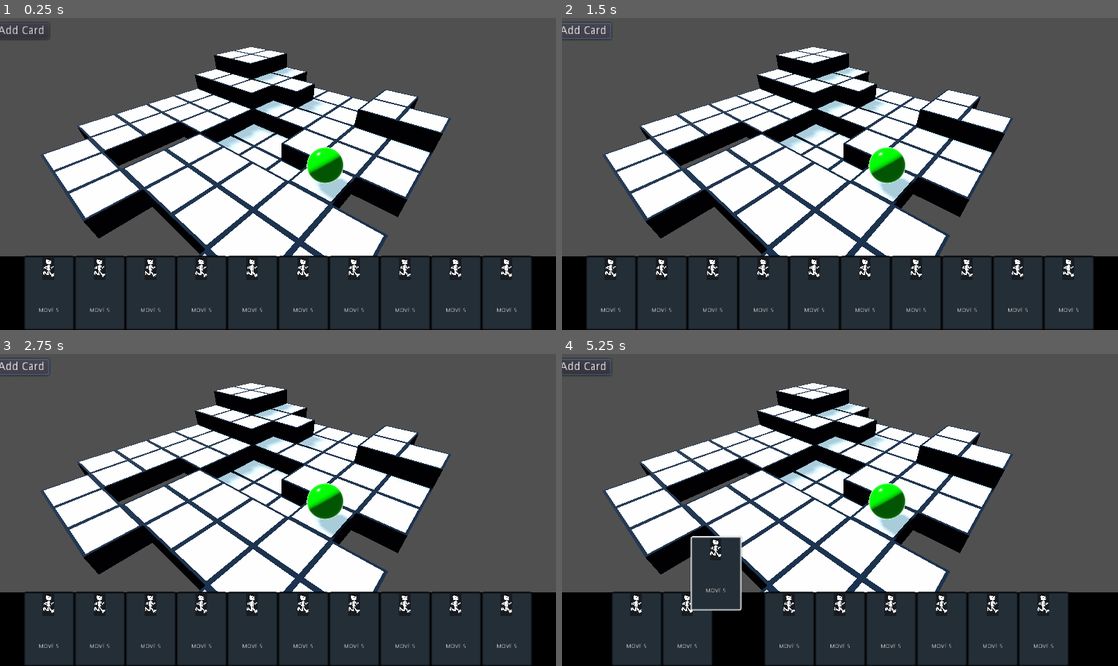
Above: before the commit, frames 1-4 (two rows, left to right).
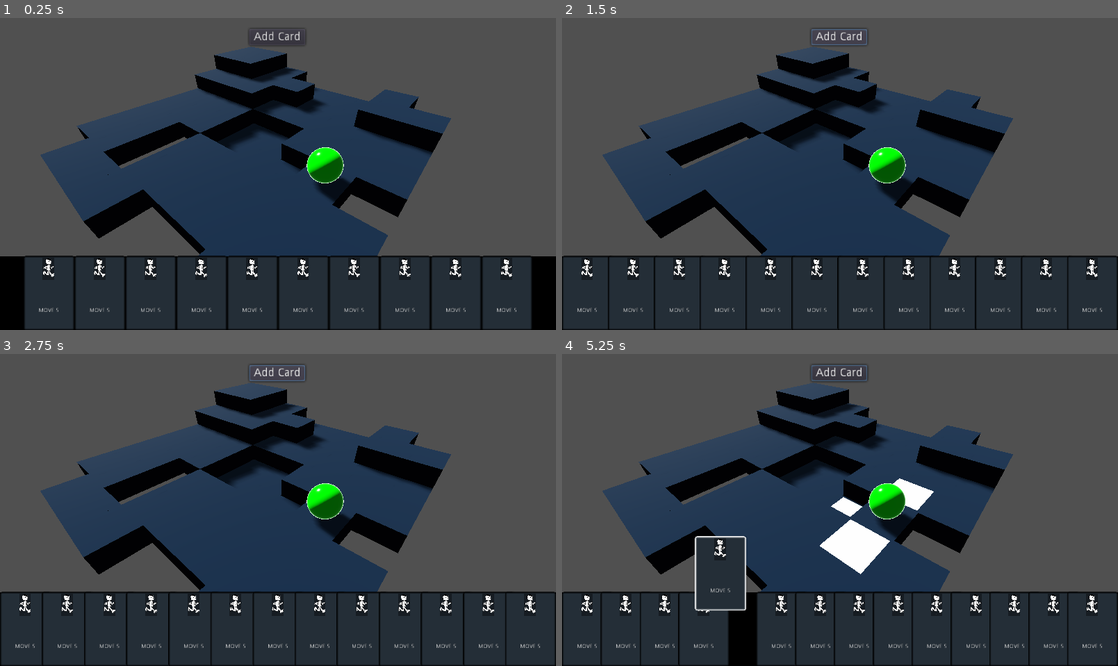
Above: after the commit, the same moments.

Repository: richardbonneau/space-rogue
Game: Godot game, scene res://Scenes/Main.tscn
The game is run twice, just before and just after one commit, with the same random seed, the same clock (stepped at 60 frames per second) and the same inputs.
Inputs (mouse positions are in pixels of both pictures, inside the frame that each line leads up to):
- Up to frame 1 (0.25 s): no input
- Up to frame 2 (1.5 s): click "Add Card" at 0.5 s; click "Add Card" at 1.25 s
- Up to frame 3 (2.75 s): click "Add Card" at 2 s
- Up to frame 4 (5.25 s): tap Enter at 2.75 s; drag from (612, 628) to (895, 441) at 2.77 s; drag from (634, 628) to (812, 572) at 3.52 s; move the mouse to (689, 628) at 4.27 s; click (689, 628) at 4.42 s; tap Space at 5 s; drag from (739, 628) to (673, 463) at 5.02 s

The runs differ from the first frame. In frame 1, 20% of the frame differs, in the area x 0-81%, y 1-77%; in frame 2, 25%; in frame 3, 25%; in frame 4, 26%, in the area x 0-100%, y 1-100%.
Error after the commit: Attempt to call function 'get_owner' in base 'null instance' on a null instance. (res://UI/Scripts/Card.gd:5)

Commit message:
playing cards activates basic movemnet

Diff:
--- a/Entities/Scripts/Player.gd
+++ b/Entities/Scripts/Player.gd
@@ -5,12 +5,11 @@
 func _ready():
 	get_current_tile()
 
-func _process(delta):
-	pass
-	get_current_tile()
+
 
 func get_current_tile():
 	if $Mesh/CurrentTile.is_colliding():
 		current_tile = $Mesh/CurrentTile.get_collider()
+		return current_tile
 
 	#print($Mesh/CurrentTile.get_collider().name)
--- a/Level/Scripts/Camera.gd
+++ b/Level/Scripts/Camera.gd
@@ -1,19 +1,19 @@
 extends Camera
 
 
-# Declare member variables here. Examples:
-# var a = 2
-# var b = "text"
+var enable_debug_tile_clicks = false
 
-
-# Called when the node enters the scene tree for the first time.
 func _ready():
 	pass # Replace with function body.
 
 func _input(event):
-	if event is InputEventMouseButton and event.button_index == BUTTON_LEFT and event.is_pressed():
+	if enable_debug_tile_clicks and event is InputEventMouseButton and event.button_index == BUTTON_LEFT and event.is_pressed():
 		var tap = get_viewport().get_mouse_position()
 		var from = self.project_ray_origin(tap)
 		var to = from + self.project_ray_normal(tap) * 10000
+		# TODO: Make sure it only hits tiles, by using either groups or mask/colliders
 		var space_state = get_world().direct_space_state
-		print(space_state.intersect_ray(from, to, [], 1).get("collider"))
+
+		var clicked_collider = space_state.intersect_ray(from, to, [], 1).get("collider")
+		if clicked_collider:
+			clicked_collider.logic()
--- a/Level/Scripts/GameBoard.gd
+++ b/Level/Scripts/GameBoard.gd
@@ -8,3 +8,8 @@
 
 func _process(delta):
 	pass
+
+
+func enable_entity_movement_grid():
+	print("enable_entity_movement_grid")
+	moving_entity.get_current_tile().get_neighbors()
--- a/Level/Scripts/Tile.gd
+++ b/Level/Scripts/Tile.gd
@@ -4,7 +4,7 @@
 
 func _ready():
 	pass
-	#print("above", $Rays/Above.get_collider())
+
 
 
 
@@ -17,9 +17,10 @@
 	get_single_neighbor($Rays/South)
 	get_single_neighbor($Rays/East)
 	get_single_neighbor($Rays/West)
-	print(neighbors)
 
 
 func get_single_neighbor(var ray):
 	if ray.is_colliding():
-		self.neighbors.append(ray.get_collider())
+		var collider = ray.get_collider()
+		self.neighbors.append(collider)
+		collider.get_node("Highlight").visible = true
--- a/Level/Tile.tscn
+++ b/Level/Tile.tscn
@@ -25,7 +25,13 @@
 
 [node name="CollisionShape" type="CollisionShape" parent="."]
 transform = Transform( 1, 0, 0, 0, 3, 0, 0, 0, 1, 0, -0.492002, 0 )
-shape = SubResource( 6 )
+shape = SubResource( 3 )
+
+[node name="Highlight" type="MeshInstance" parent="."]
+transform = Transform( 0.9, 0, 0, 0, 0.9, 0, 0, 0, 0.9, 0, 0.001, 0 )
+visible = false
+mesh = SubResource( 4 )
+material/0 = SubResource( 5 )
 
 [node name="Rays" type="Spatial" parent="."]
 
@@ -53,8 +59,3 @@
 transform = Transform( 1, 0, 0, 0, 1, 0, 0, 0, 1, -2, 5, 0 )
 enabled = true
 cast_to = Vector3( 0, -10, 0 )
-
-[node name="Highlight" type="MeshInstance" parent="."]
-transform = Transform( 0.9, 0, 0, 0, 0.9, 0, 0, 0, 0.9, 0, 0.001, 0 )
-mesh = SubResource( 4 )
-material/0 = SubResource( 5 )
--- a/Scenes/Main.tscn
+++ b/Scenes/Main.tscn
@@ -13,3 +13,4 @@
 [node name="ColorRect" parent="." instance=ExtResource( 2 )]
 
 [node name="Button" parent="." instance=ExtResource( 4 )]
+[connection signal="pressed" from="Button" to="ColorRect" method="_on_Button_pressed"]
--- a/Scenes/ScrollContainer.gd
+++ /dev/null
@@ -1,24 +0,0 @@
-extends ScrollContainer
-
-
-# Declare member variables here. Examples:
-# var a = 2
-# var b = "text"
-
-
-# Called when the node enters the scene tree for the first time.
-func _ready():
-	pass # Replace with function body.
-
-
-# Called every frame. 'delta' is the elapsed time since the previous frame.
-#func _process(delta):
-#	pass
-
-
-func _on_HScrollBar_scrolling():
-	print()
-
-
-func _on_HScrollBar_value_changed(value):
-	print(value)
--- a/UI/Debug.tscn
+++ b/UI/Debug.tscn
@@ -1,19 +1,12 @@
 [gd_scene format=2]
 
-[node name="Control" type="Control"]
-margin_right = 40.0
-margin_bottom = 40.0
-__meta__ = {
-"_edit_use_anchors_": false
-}
-
-[node name="Button" type="Button" parent="."]
+[node name="Button" type="Button"]
 anchor_left = 0.5
 anchor_right = 0.5
-margin_left = -37.1726
-margin_top = 12.4726
-margin_right = 31.8274
-margin_bottom = 32.4726
+margin_left = -71.1138
+margin_top = 26.6147
+margin_right = -2.11377
+margin_bottom = 46.6147
 rect_scale = Vector2( 2, 2 )
 text = "Add Card"
 __meta__ = {
--- a/UI/Scripts/Card.gd
+++ b/UI/Scripts/Card.gd
@@ -1,8 +1,8 @@
 extends Panel
 
 var drag_position = null
-var position_before_drag = null
-
+onready var position_before_drag = self.rect_position
+onready var game_board = self.get_owner().get_owner().get_node("GameBoard")
 export var neighbour_push: =0.75
 onready var hand_width_margin := rect_size.x * 2
 onready var bottom_margin:=  rect_size/2
@@ -17,8 +17,10 @@
 var target_position: Vector2
 var focus_completed: bool = false
 
+
+
 func _ready():
-	position_before_drag = self.rect_position
+	pass
 
 
 
@@ -26,21 +28,21 @@
 func _on_Card_gui_input(event):
 	if event is InputEventMouseButton and event.button_index == BUTTON_LEFT:
 		if event.pressed:
-			print("pressed")
 			drag_position = get_global_mouse_position() - rect_global_position
 			position_before_drag = self.rect_position
-			#get_owner().held_object = self
 		else:
 			drag_position = null
 			self.rect_position = position_before_drag
 			if state == AboutToBePlayed:
+				#play card
+				game_board.enable_entity_movement_grid()
+
 				var parent:Node = self.get_parent()
 				parent.remove_child(self)
 				parent.get_parent().reorganize_hand()
 				self.queue_free()
 
 	if event is InputEventMouseMotion and drag_position:
-		print(get_global_mouse_position())
 		rect_global_position = get_global_mouse_position() - drag_position
 		if rect_global_position.y < 400:
 			var node_new_style = self.get_stylebox("panel").duplicate()
--- a/UI/Scripts/Hand.gd
+++ b/UI/Scripts/Hand.gd
@@ -22,24 +22,16 @@
 	var cards_in_hand:Array = $Container.get_children()
 	var num_of_cards: int = cards_in_hand.size()
 	var cards_overlap: float = 0
-
 	var container_width: float = get_viewport().size.x
 	var all_cards_width : float = card_width * num_of_cards
-	var maximum_num_of_cards : float = container_width / card_width
 	var middle_of_container = container_width / 2
 	var distance_to_cover_to_get_to_middle = middle_of_container - all_cards_width / 2
-	print("distance_to_cover_to_get_to_middle bef ",distance_to_cover_to_get_to_middle)
 
-	#add - 200 to container_width on the two lines below
 	if all_cards_width > container_width :
 		var extra_space_needed = all_cards_width - (container_width )
-		var middle_of_overlapped_cards = (all_cards_width / 2) - extra_space_needed
 
 		cards_overlap = extra_space_needed / (num_of_cards - 1 )
 		distance_to_cover_to_get_to_middle = 0
-
-		print("middle_of_overlapped_cards ",middle_of_overlapped_cards ,"middle_of_container ",middle_of_container, " extra_space_needed ",extra_space_needed," cards_overlap ",cards_overlap)
-
 
 	for i in cards_in_hand.size():
 		var card_position_x = 0
@@ -47,7 +39,7 @@
 			card_position_x = (cards_in_hand[i-1].get_position().x + card_width - cards_overlap) - distance_to_cover_to_get_to_middle
 
 
-		cards_in_hand[i].set_position(Vector2((card_position_x) + distance_to_cover_to_get_to_middle      ,0))
+		cards_in_hand[i].set_position(Vector2((card_position_x) + distance_to_cover_to_get_to_middle ,0))
 
 
 
@@ -56,22 +48,14 @@
 
 
 
-	# center cards
-	# make space to display all cards
-
-	print("total_hand_width ",num_of_cards)
-
-
-
-
-func _on_Add_Card_Button_pressed():
-	var new_card = card.instance()
-	$Container.add_child(new_card)
-	reorganize_hand()
-
-
 
 
 
 func _on_ViewPort_resized():
 	if ready_to_resize : reorganize_hand()
+
+
+func _on_Button_pressed():
+	var new_card = card.instance()
+	$Container.add_child(new_card)
+	reorganize_hand()
Not shown: 1 places in Level/Tile.tscn that only renumber resources
